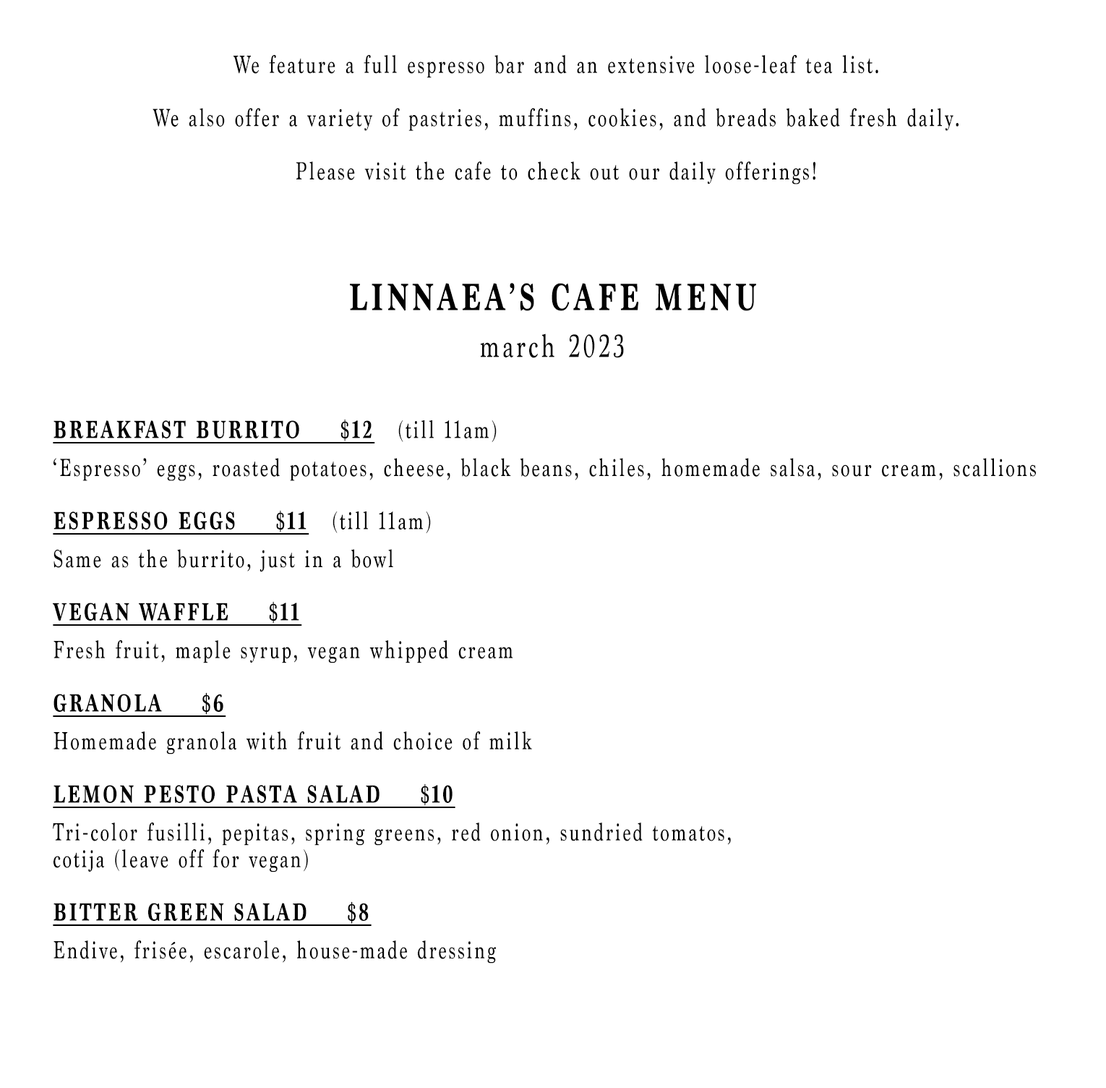
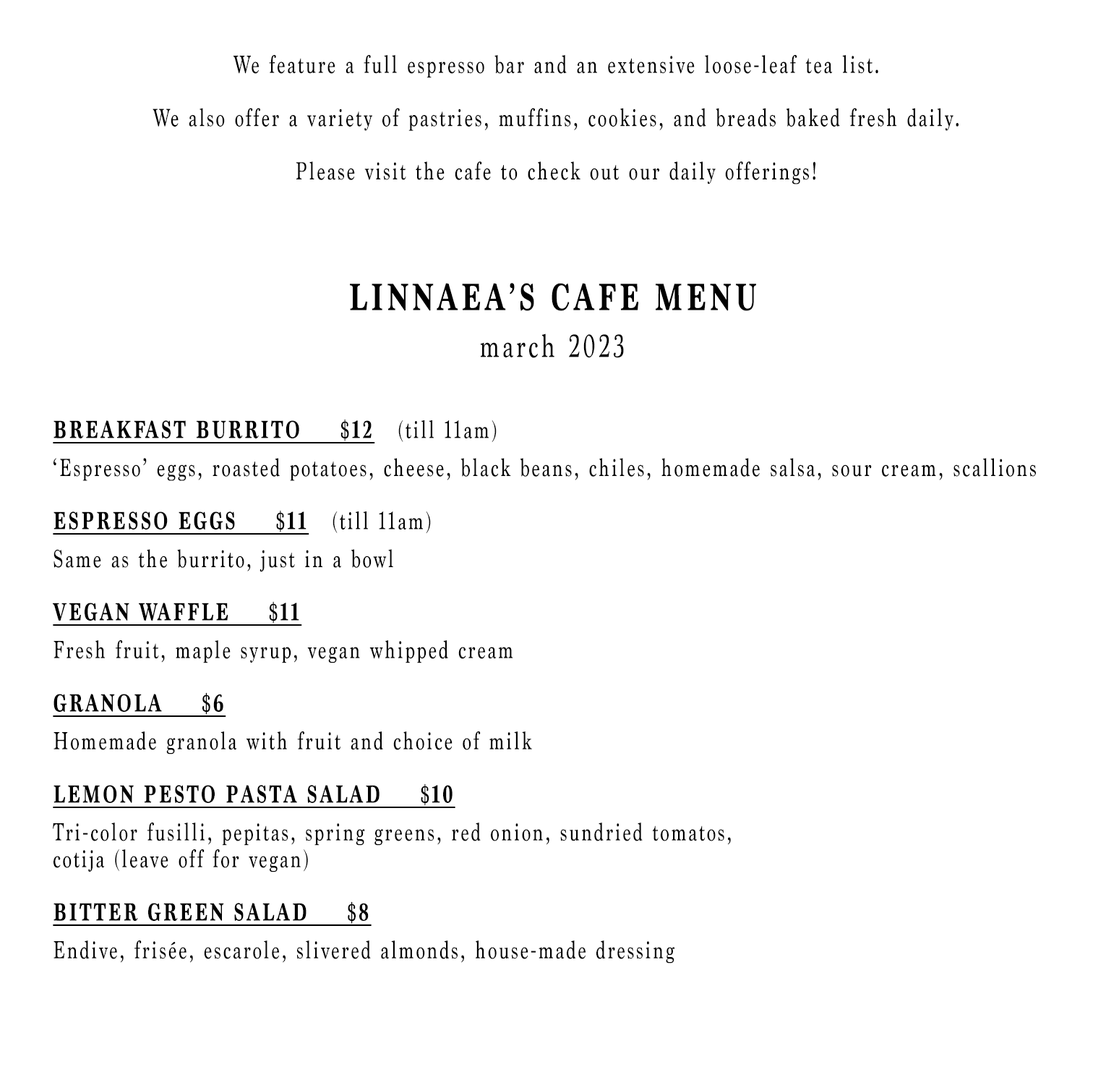
The second 1106 × 1088 image is a revision of the first. Changes to its layers:
painted on "BREAKFAST BURRITO $12 (till 11am) ‘Espresso’ eggs, roa" over [297, 940, 675, 964]
